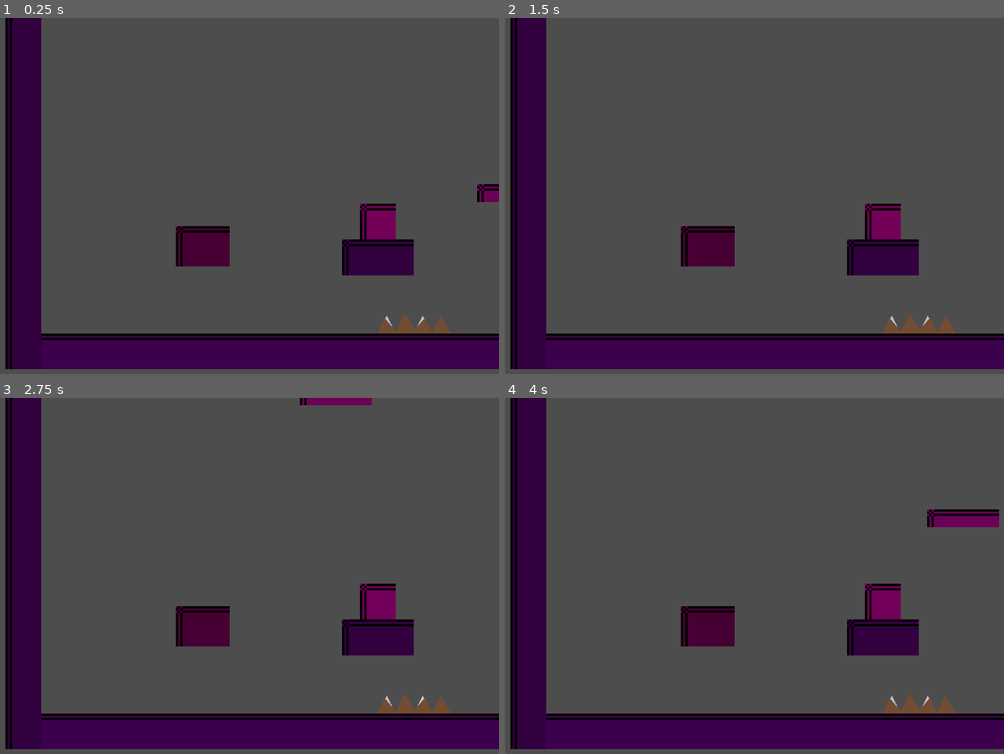
Above: before the commit, frames 1-4 (two rows, left to right).
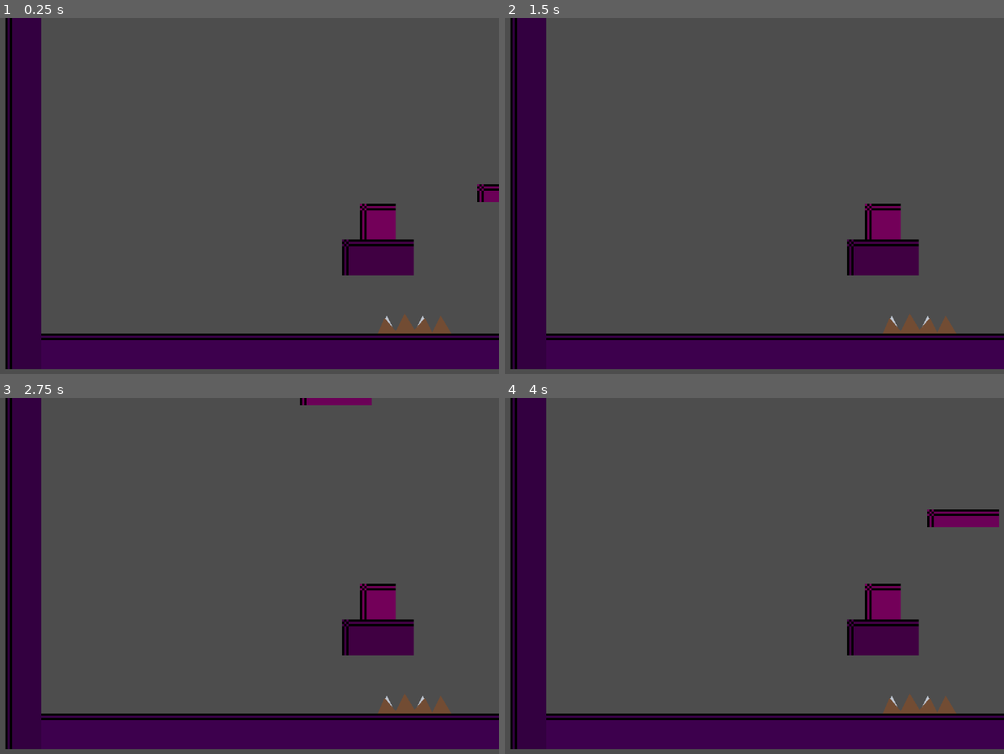
Above: after the commit, the same moments.

Repository: goodbless/first-game-in-godot
Game: Godot game, scene res://scenes/Levels/test_room.tscn
The game is run twice, just before and just after one commit, with the same random seed, the same clock (stepped at 60 frames per second) and the same inputs. This scene is started directly instead of the project's main scene.
Inputs (mouse positions are in pixels of both pictures, inside the frame that each line leads up to):
- Up to frame 1 (0.25 s): no input
- Up to frame 2 (1.5 s): tap Enter at 0.5 s; move the mouse to (824, 181) at 0.52 s; hold Right (move_right) 0.53-1.25 s; tap E (interact) at 0.6 s; click (824, 181) at 0.67 s; tap Space (jump) at 0.77, 1.07, 1.25 s; drag from (549, 217) to (859, 220) at 1.27 s
- Up to frame 3 (2.75 s): move the mouse to (239, 501) at 2.02 s; hold Right (move_right) from 2.03 s (still down); tap E (interact) at 2.1 s
- Up to frame 4 (4 s): release Right (move_right) at 2.75 s; drag from (649, 650) to (909, 600) at 2.77 s; move the mouse to (874, 632) at 3.52 s; hold Left (move_left) from 3.53 s (still down); tap E (interact) at 3.6 s; tap Space (jump) at 3.77 s

The runs differ from the first frame. In frame 1, 1.2% of the frame differs, in the area x 35-47%, y 58-70%; in frame 2, 1.2%; in frame 3, 1.2%; in frame 4, 1.2%.

Commit message:
Remove spike_trap_future (replaced by exists_in on regular trap); level tweaks

Diff:
--- a/First Game/scenes/Levels/test_room.tscn
+++ b/First Game/scenes/Levels/test_room.tscn
@@ -1,7 +1,7 @@
 [gd_scene format=3 uid="uid://cm130kmm1322o"]
 
 [ext_resource type="Script" uid="uid://clw81guyetrjo" path="res://scripts/game_manager.gd" id="1_gm"]
-[ext_resource type="PackedScene" path="res://scenes/objects/painting.tscn" id="2_crnqe"]
+[ext_resource type="PackedScene" uid="uid://cliik6xx7aynh" path="res://scenes/objects/floor.tscn" id="2_qqxd0"]
 [ext_resource type="Script" uid="uid://b366vfldudqpa" path="res://scripts/goal_zone.gd" id="3_goal"]
 [ext_resource type="PackedScene" uid="uid://dtrbka1ef726o" path="res://scenes/killzone.tscn" id="4_kz"]
 [ext_resource type="PackedScene" uid="uid://c708tyxe3670o" path="res://scenes/objects/box.tscn" id="5_box"]
@@ -34,12 +34,6 @@
 
 [sub_resource type="PlaceholderTexture2D" id="CeilingTex"]
 size = Vector2(672, 16)
-
-[sub_resource type="RectangleShape2D" id="RectangleShape2D_crnqe"]
-size = Vector2(32, 16)
-
-[sub_resource type="PlaceholderTexture2D" id="PlaceholderTexture2D_jumof"]
-size = Vector2(32, 16)
 
 [sub_resource type="WorldBoundaryShape2D" id="KillzoneShape"]
 
@@ -74,9 +68,6 @@
 modulate = Color(0.24, 0.27, 0.3, 1)
 texture = SubResource("FloorBTex")
 
-[node name="Painting" parent="Level/GroundB" unique_id=179766098 instance=ExtResource("2_crnqe")]
-position = Vector2(-491, -47)
-
 [node name="LeftWall" type="StaticBody2D" parent="Level" unique_id=1094984701]
 position = Vector2(-8, 0)
 
@@ -107,15 +98,8 @@
 modulate = Color(0.2, 0.22, 0.25, 1)
 texture = SubResource("CeilingTex")
 
-[node name="Floor" type="StaticBody2D" parent="Level" unique_id=437042207]
+[node name="Floor" parent="Level" unique_id=1509154067 instance=ExtResource("2_qqxd0")]
 position = Vector2(150, 66)
-
-[node name="CollisionShape2D" type="CollisionShape2D" parent="Level/Floor" unique_id=1266952690]
-shape = SubResource("RectangleShape2D_crnqe")
-
-[node name="Sprite2D" type="Sprite2D" parent="Level/Floor" unique_id=197919945]
-modulate = Color(0.2, 0.22, 0.25, 1)
-texture = SubResource("PlaceholderTexture2D_jumof")
 
 [node name="Objects" type="Node2D" parent="." unique_id=2077598514]
 
@@ -127,9 +111,11 @@
 
 [node name="Switch" parent="Objects" unique_id=707042492 instance=ExtResource("7_switch")]
 position = Vector2(290, 95)
+collision_mask = 6
 
 [node name="Door" parent="Objects" unique_id=1745019336 instance=ExtResource("8_door")]
 position = Vector2(350, 76)
+collision_layer = 8
 
 [node name="LevelCamera" type="Camera2D" parent="." unique_id=1432207259]
 position = Vector2(60, 40)
@@ -183,3 +169,4 @@
 
 [node name="SpikeTrap" parent="." unique_id=1042375586 instance=ExtResource("10_qqxd0")]
 position = Vector2(166, 96)
+collision_mask = 6
--- a/First Game/scenes/objects/spike_trap_future.tscn
+++ /dev/null
@@ -1,23 +0,0 @@
-[gd_scene format=3 uid="uid://hyd2vcbwko78"]
-
-[ext_resource type="Script" uid="uid://h6lcqsfatc74" path="res://scripts/interactables/spike_trap.gd" id="1_trap"]
-[ext_resource type="Script" uid="uid://dosm1i6nbnb7o" path="res://scripts/era_visuals.gd" id="2_era"]
-
-[sub_resource type="RectangleShape2D" id="TrapShape"]
-size = Vector2(32, 6)
-
-[node name="SpikeTrapFuture" type="Area2D" unique_id=933092290]
-collision_mask = 4
-script = ExtResource("1_trap")
-
-[node name="CollisionShape2D" type="CollisionShape2D" parent="." unique_id=39199726]
-shape = SubResource("TrapShape")
-
-[node name="EraVisuals" type="Node" parent="." unique_id=50274543]
-script = ExtResource("2_era")
-
-[node name="FutureVisual" type="Node2D" parent="." unique_id=858246892]
-
-[node name="Spikes" type="Polygon2D" parent="FutureVisual" unique_id=1117273182]
-color = Color(0.45, 0.3, 0.2, 1)
-polygon = PackedVector2Array(-16, 4, -13, -3, -8, 3, -4, -5, 0, 4, 5, -3, 8, 4, 12, -4, 16, 3)
